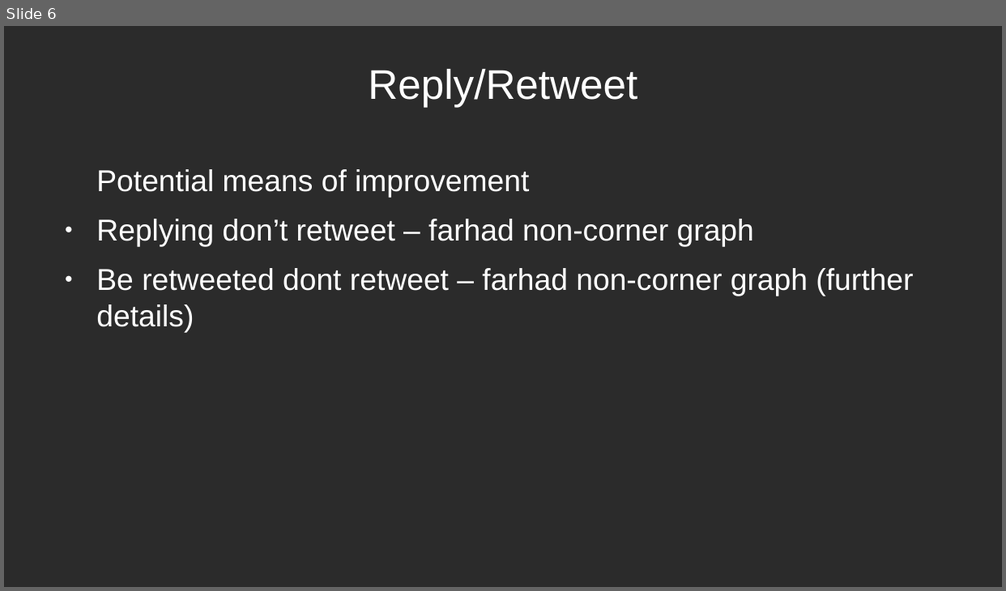
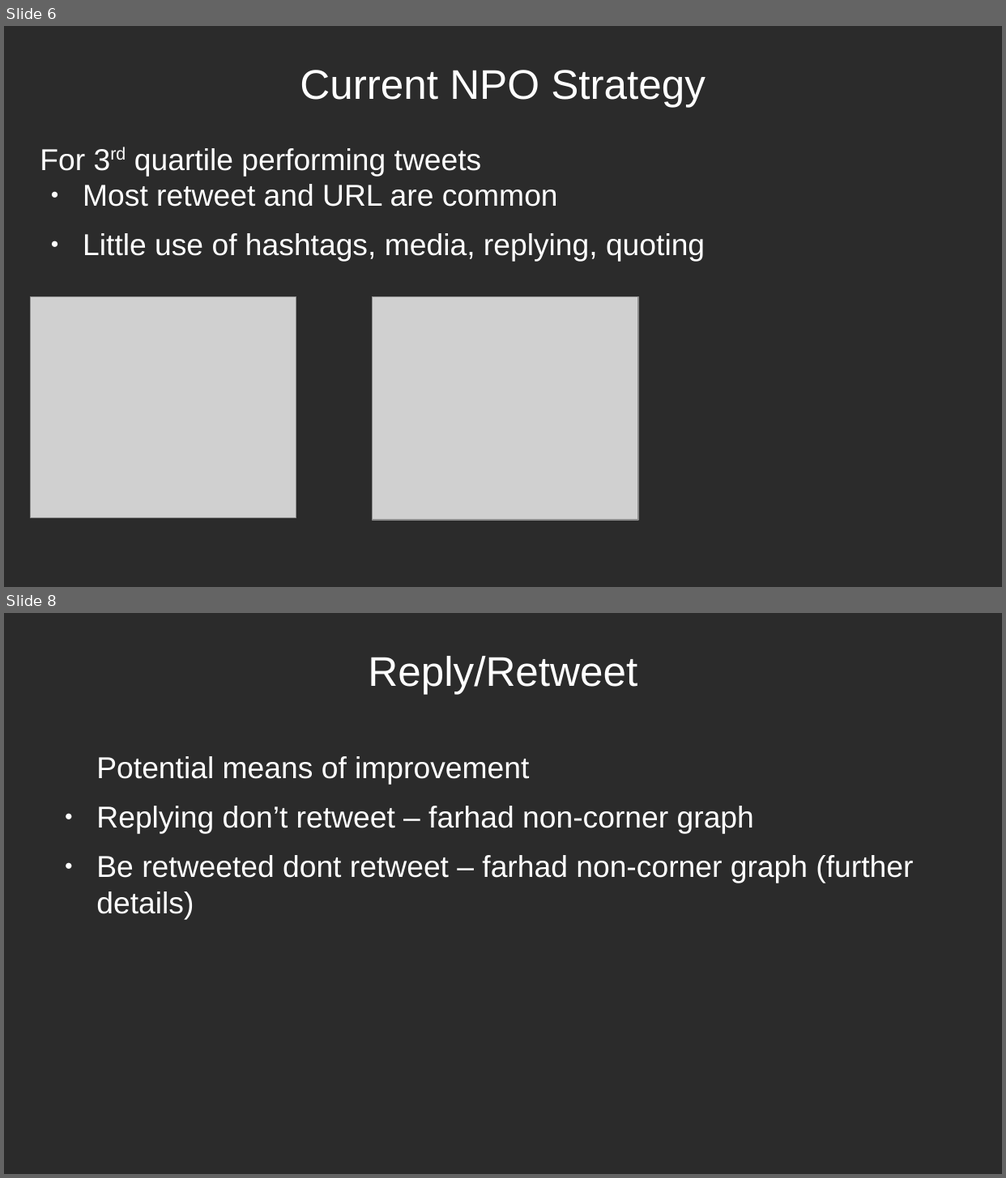
Before and after one commit to douglas-thoms/Datathon-2021-10-16, a slide deck: presentations/group_9_presentation_v1.odp. Shown one above the other, each under a label of ours: slide 6 before the commit, slides 6 and 8 after it; the slides between them are not shown. The pictures are 1006x591 and 1006x1178 pixels, drawn with LibreOffice and Linux fonts; fonts in the diff are those of the drawing; grey boxes stand for pictures; background and template pictures are left out; a plain dark background stands for a picture behind light text. Boxes give left, top, right and bottom in pixels: in the first picture for what was removed or moved away, otherwise in the second. Text is boxed around its words. In the diff, an @@ line names an element or a change of style, - is before the commit and + after.

```diff
--- a/presentations/group_9_presentation_v1.odp
+++ b/presentations/group_9_presentation_v1.odp
@@ slide 6 added at box(4, 26, 1002, 587), background picture (left out) @@
@@ title added at box(300, 70, 705, 108), 33 pt, text #FFFFFF @@
+Current NPO Strategy
@@ text added at box(40, 148, 705, 262), 24 pt, text #FFFFFF @@
+For 3rd quartile performing tweets
+● Most retweet and URL are common
+● Little use of hashtags, media, replying, quoting
@@ picture added at box(30, 297, 296, 518) @@
@@ picture added at box(373, 297, 639, 520) @@
@@ what was slide 6 is now slide 8 @@
```
Also in this commit, not shown: 4 slides changed, 2 other slides added, 1 slide removed, 13 other files.
